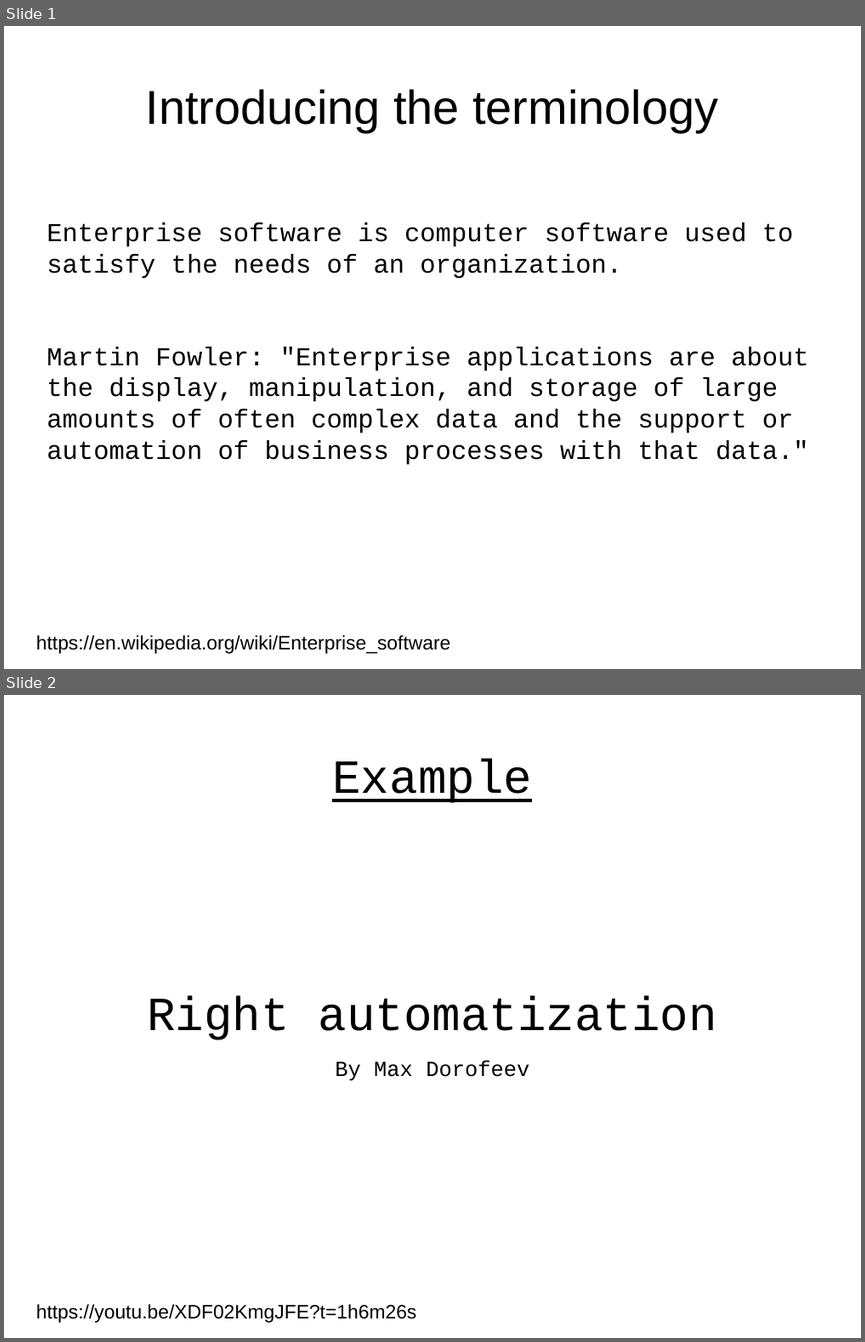
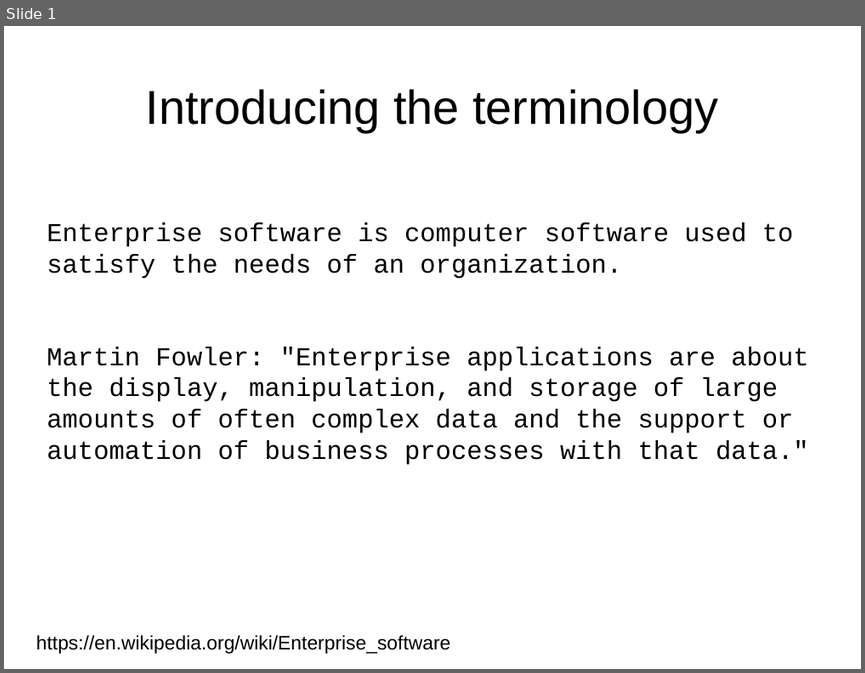
Before and after one commit to j-avdeev/EnterpriseSystemsDevelopment, a slide deck: Lec1 - Introducing the terminology/Enterprise System Development - lec day1 Introducing the terminology.odp. Shown one above the other, each under a label of ours: slides 1 and 2 before the commit, slide 1 after it. The pictures are 865x1342 and 865x673 pixels, drawn with LibreOffice and Linux fonts; fonts in the diff are those of the drawing. Boxes give left, top, right and bottom in pixels: in the first picture for what was removed or moved away, otherwise in the second. Text is boxed around its words. In the diff, an @@ line names an element or a change of style, - is before the commit and + after.

```diff
--- a/Lec1 - Introducing the terminology/Enterprise System Development - lec day1 Introducing the terminology.odp
+++ b/Lec1 - Introducing the terminology/Enterprise System Development - lec day1 Introducing the terminology.odp
@@ slide 2 removed at bbox=[4, 695, 861, 1338], background #FFFFFF @@
@@ title removed at bbox=[332, 759, 532, 803] @@
-Example
@@ subtitle removed at bbox=[147, 996, 717, 1081] @@
-Right automatization
-By Max Dorofeev
@@ text removed at bbox=[36, 1304, 417, 1322] @@
-https://youtu.be/XDF02KmgJFE?t=1h6m26s
```
Also in this commit, not shown: 3 slides changed, 2 slides added, 20 other slides removed, 3 other files.
